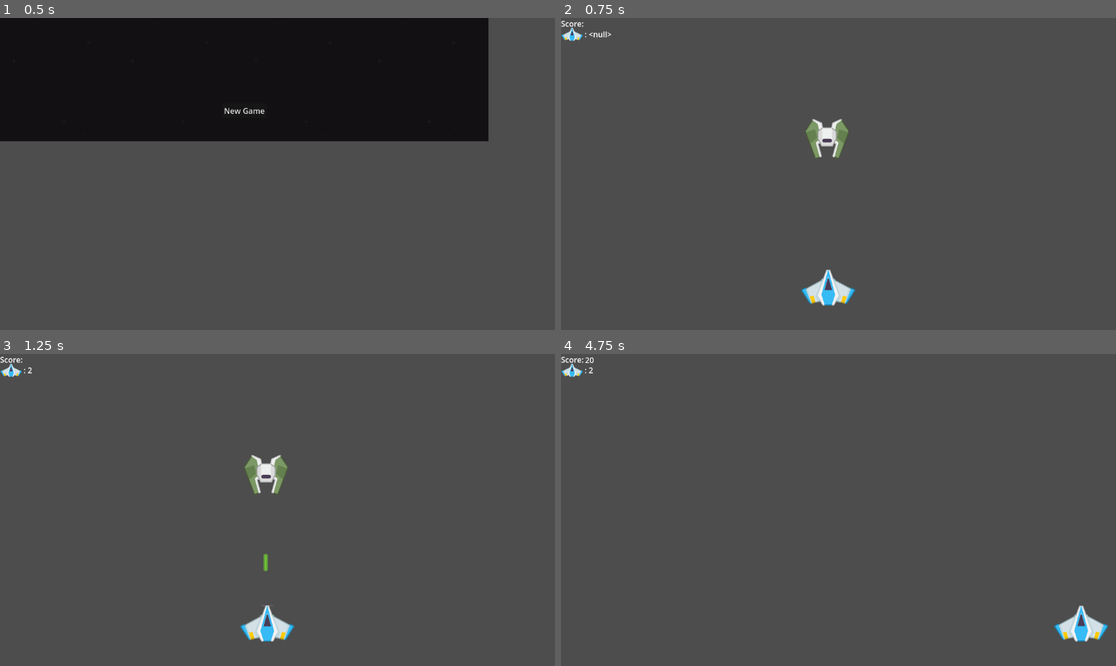
Above: before the commit, frames 1-4 (two rows, left to right).
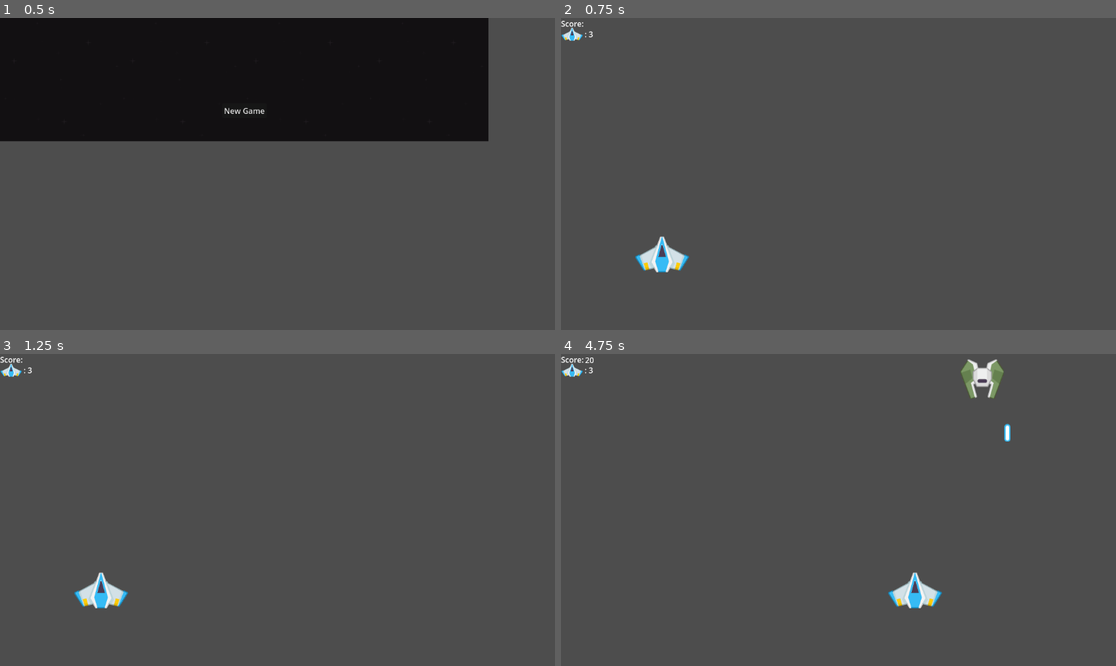
Above: after the commit, the same moments.

Repository: xPvtPancakes/space_shooter
Game: Godot game, scene res://Scenes/main_menu.tscn
Two runs of this game, one before a commit and one after it. Both use one fixed random seed, a clock stepped at 60 frames per second and the inputs below.
Inputs:
- Up to frame 1 (0.5 s): no input
- Up to frame 2 (0.75 s): click "New Game" at 0.5 s
- Up to frame 3 (1.25 s): no input
- Up to frame 4 (4.75 s): hold D (Right) 1.28-2.03 s; tap Space (Space) every 0.75 s from 1.35 to 4.35 s; hold S (Down) 2.03-2.78 s; hold D (Right) 2.78-3.53 s; hold W (Up) 3.53-4.28 s; hold A (Left) from 4.28 s (still down)

Frame 1 is identical in both runs. In frame 2, 1.8% of the frame differs, in the area x 5-54%, y 4-93%; in frame 3, 1.8%; in frame 4, 1.9%, in the area x 5-99%, y 1-93%.

Commit message:
trying to spawn enemies
weirdly just popping into existence

Diff:
--- a/Scenes/blue_ship.tscn
+++ b/Scenes/blue_ship.tscn
@@ -2,24 +2,18 @@
 
 [ext_resource type="Script" path="res://Scripts/blue_ship.gd" id="1_2dsm0"]
 [ext_resource type="Texture2D" uid="uid://cnep1umono3ew" path="res://Spritesheet/sheet.png" id="1_ftb40"]
+[ext_resource type="Texture2D" uid="uid://dendrdqwm8ght" path="res://Spritesheet/blueship.png" id="3_ghqk7"]
 
 [sub_resource type="CanvasItemMaterial" id="CanvasItemMaterial_088ax"]
-
-[sub_resource type="AtlasTexture" id="AtlasTexture_i7wj7"]
-atlas = ExtResource("1_ftb40")
-region = Rect2(112, 791, 112, 75)
 
 [sub_resource type="SpriteFrames" id="SpriteFrames_eubwk"]
 animations = [{
 "frames": [{
 "duration": 1.0,
-"texture": SubResource("AtlasTexture_i7wj7")
+"texture": ExtResource("3_ghqk7")
 }, {
 "duration": 1.0,
 "texture": null
-}, {
-"duration": 1.0,
-"texture": SubResource("AtlasTexture_i7wj7")
 }],
 "loop": true,
 "name": &"iframes",
@@ -55,9 +49,7 @@
 position = Vector2(105, 140)
 sprite_frames = SubResource("SpriteFrames_eubwk")
 animation = &"iframes"
-frame = 2
 frame_progress = 0.0866883
-speed_scale = 1.5
 
 [connection signal="area_entered" from="player_diameter" to="." method="_on_player_diameter_area_entered"]
 [connection signal="body_entered" from="player_diameter" to="." method="_on_area_2d_body_entered"]
--- a/Scenes/game.tscn
+++ b/Scenes/game.tscn
@@ -1,30 +1,26 @@
-[gd_scene load_steps=8 format=3 uid="uid://dwfhd5do06amr"]
+[gd_scene load_steps=7 format=3 uid="uid://dwfhd5do06amr"]
 
 [ext_resource type="Script" path="res://Scripts/game.gd" id="1_v63fr"]
 [ext_resource type="PackedScene" uid="uid://cjbekul01iach" path="res://Scenes/blue_ship.tscn" id="2_g10mx"]
 [ext_resource type="PackedScene" uid="uid://cbg551gcxxdqy" path="res://Scenes/green_enemy.tscn" id="3_jv74c"]
-[ext_resource type="PackedScene" uid="uid://c03ry3wb554tu" path="res://Scenes/enemy_fire.tscn" id="5_od7jk"]
-[ext_resource type="PackedScene" uid="uid://ba8s26j3ep0tj" path="res://Scenes/blue_shot.tscn" id="5_q1dsd"]
 [ext_resource type="Texture2D" uid="uid://cnep1umono3ew" path="res://Spritesheet/sheet.png" id="6_uittp"]
 
 [sub_resource type="LabelSettings" id="LabelSettings_kea5m"]
 
+[sub_resource type="Curve2D" id="Curve2D_lqaam"]
+_data = {
+"points": PackedVector2Array(0, 0, 0, 0, -83, 50, 0, 0, 0, 0, 1184, 49, 0, 0, 0, 0, 1206, 393, 0, 0, 0, 0, -92, 396, 0, 0, 0, 0, -83, 50, 0, 0, 0, 0, -96, 222)
+}
+point_count = 6
+
 [node name="Game" type="Node2D"]
 script = ExtResource("1_v63fr")
+Enemy_scene = ExtResource("3_jv74c")
 
 [node name="blue_ship" parent="." instance=ExtResource("2_g10mx")]
-position = Vector2(450, 420)
+position = Vector2(105, 351)
 
-[node name="green_enemy" parent="." instance=ExtResource("3_jv74c")]
-position = Vector2(414, 85)
-
-[node name="enemy_fire" parent="." instance=ExtResource("5_od7jk")]
-visible = false
-
-[node name="Node2D" parent="." instance=ExtResource("5_q1dsd")]
-visible = false
-
-[node name="Label" type="Label" parent="."]
+[node name="Score" type="Label" parent="."]
 offset_right = 152.0
 offset_bottom = 24.0
 text = "Score:"
@@ -36,7 +32,7 @@
 offset_right = 136.0
 offset_bottom = 24.0
 
-[node name="Sheet" type="Sprite2D" parent="."]
+[node name="LivesSprite" type="Sprite2D" parent="."]
 position = Vector2(23, 34)
 scale = Vector2(0.400901, 0.364865)
 texture = ExtResource("6_uittp")
@@ -49,4 +45,21 @@
 offset_right = 135.0
 offset_bottom = 45.0
 
-[connection signal="health_changed" from="enemy_fire" to="." method="_on_enemy_fire_health_changed"]
+[node name="Start_position" type="Marker2D" parent="."]
+position = Vector2(553, 528)
+
+[node name="StartTimer" type="Timer" parent="."]
+wait_time = 0.5
+one_shot = true
+
+[node name="EnemyTimer" type="Timer" parent="."]
+
+[node name="EnemySpawn" type="Path2D" parent="."]
+curve = SubResource("Curve2D_lqaam")
+
+[node name="EnemySpawnLocation" type="PathFollow2D" parent="EnemySpawn"]
+position = Vector2(-83, 50)
+rotation = -0.000789266
+
+[connection signal="timeout" from="StartTimer" to="." method="_on_start_timer_timeout"]
+[connection signal="timeout" from="EnemyTimer" to="." method="_on_enemy_timer_timeout"]
--- a/Scenes/green_enemy.tscn
+++ b/Scenes/green_enemy.tscn
@@ -4,19 +4,22 @@
 [ext_resource type="Texture2D" uid="uid://cnep1umono3ew" path="res://Spritesheet/sheet.png" id="1_lhefi"]
 
 [node name="green_enemy" type="CharacterBody2D" groups=["enemy"]]
+position = Vector2(-1, -2)
+collision_mask = 0
 script = ExtResource("1_4jimc")
 
 [node name="CollisionPolygon2D" type="CollisionPolygon2D" parent="."]
+position = Vector2(-139.4, -162.8)
 polygon = PackedVector2Array(108, 124, 128, 131, 130, 140, 146, 140, 148, 130, 168, 123, 184, 150, 163, 207, 148, 205, 154, 178, 150, 183, 127, 183, 122, 178, 128, 204, 114, 207, 92, 151)
 
 [node name="Sheet" type="Sprite2D" parent="."]
-position = Vector2(138, 166)
+position = Vector2(-1.4, 3.2)
 texture = ExtResource("1_lhefi")
 region_enabled = true
 region_rect = Rect2(426, 553, 90, 82)
 
 [node name="Guns" type="Marker2D" parent="."]
-position = Vector2(138, 216)
+position = Vector2(-1.4, 53.2)
 
 [node name="Timer" type="Timer" parent="."]
 wait_time = 0.25
--- a/Scripts/game.gd
+++ b/Scripts/game.gd
@@ -1,6 +1,7 @@
 extends Node2D
 
-var player_health
+var player_health = 3
+@export var Enemy_scene: PackedScene
 
 var score = 0
 signal hp_change
@@ -11,8 +12,9 @@
 	#PlayerVariables.connect("player_damage", _on_player_damage)
 	PlayerVariables.connect("score_up", _on_score_up)
 	PlayerVariables.connect("player_health", _on_health_change)
+	$Lives_label.text = ": " + str(player_health)
+	New_game()
 
-	$Lives_label.text = ": " + str(player_health)
 
 #func _on_player_damage(damage):
 	#player_health-=1
@@ -35,3 +37,27 @@
 func _on_health_change(current_health):
 	player_health=current_health
 	$Lives_label.text = ": " + str(player_health)
+
+func New_game():
+	#$blue_ship.start($Start_position.position)
+	$StartTimer.start()
+
+func Game_over():
+	$EnemyTimer.stop()
+
+
+func _on_start_timer_timeout():
+	$EnemyTimer.start()
+	$EnemyTimer.start()
+
+
+func _on_enemy_timer_timeout():
+	var enemy = Enemy_scene.instantiate()
+	print("enemy timer")
+	var enemy_spawn_location = $EnemySpawn/EnemySpawnLocation
+	enemy_spawn_location.progress_ratio = randf()
+
+	var direction = enemy_spawn_location.rotation + PI / 2
+	enemy.position = enemy_spawn_location.position
+
+	add_child(enemy)
--- a/Scripts/green_enemy.gd
+++ b/Scripts/green_enemy.gd
@@ -4,10 +4,10 @@
 
 
 func shooting():
-	var b = enemy_fire.instantiate()
-	owner.add_child(b)
-	b.transform = $Guns.global_transform
-
+	#var b = enemy_fire.instantiate()
+	#owner.add_child(b)
+	#b.transform = $Guns.global_transform
+	pass
 
 func _on_timer_timeout():
 	shooting()
Binary file added: Spritesheet/blueship.png
Not shown, changed: Spritesheet/blueship.png.import
Binary file removed: Spritesheet/hearts.png
